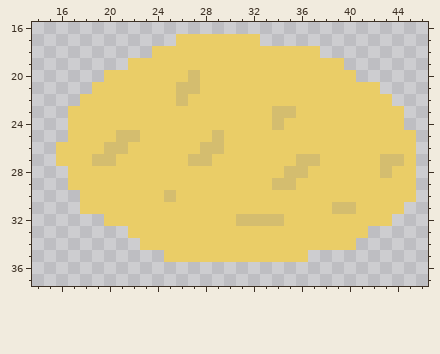
Two versions of one pixel-art sprite, projectRPG/res/drawable-hdpi/steinhartehaferkekse.png. The first picture shows the starting point.
The file is 60x60 pixels. Shown: x 14..46, y 16..37.
After the commit:
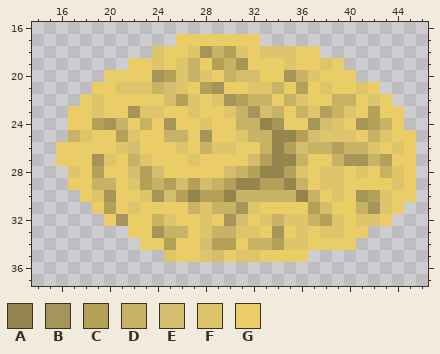
Palette (. is transparent): A #94844d  B #a6955a  C #b5a058  D #c8b266  E #d4bd6f  F #dec46a  G #eacd67
Changes in this commit:
y 18: x 24 G -> F; x 27..31 GGGGG -> FBDCF; x 33..35 GGG -> FFF
y 19: x 24 G -> F; x 26..27 GG -> FD; x 29..31 GGG -> CDB; x 35 G -> F; x 38 G -> F
y 20: x 24..28 GGGEG -> BCFDF; x 30..32 GGG -> DEE; x 35..37 GGG -> BDF
y 21: x 21..29 GGGGGEEGG -> FFFDEFGCB; x 32..34 GGG -> FFD; x 36 G -> C; x 38 G -> F; x 41 G -> F
y 22: x 19 G -> F; x 25..27 GEG -> ECF; x 29..33 GGGGG -> FBCDD; x 35..36 GG -> DF; x 39..40 GG -> DD; x 42 G -> F
y 23: x 19 G -> F; x 22..24 GGG -> BFF; x 27 G -> F; x 30..40 GGGGEEGGGGG -> FDBEDGDFCDF; x 42 G -> C
y 24: x 19..21 GGG -> CBD; x 23 G -> D; x 25 G -> B; x 28 G -> F; x 31..34 GGGE -> DDAB; x 37..39 GGG -> BEF; x 41..43 GGG -> BCD
y 25: x 17..18 GG -> DF; x 21..22 EE -> CF; x 25..26 GG -> DD; x 28..29 GE -> BG; x 31..40 GGGGGGGGGG -> FDDAACEFFF; x 42..43 GG -> DF
y 26: x 20..22 EEG -> GFE; x 26 G -> F; x 28..30 EEG -> DFF; x 33..42 GGGGGGGGGG -> DACEDDCDDF; x 44 G -> F
y 27: x 19..20 EE -> BF; x 22..23 GG -> DF; x 27..28 EE -> FG; x 32..37 GGGGEE -> ECAADG; x 39..44 GGGGEE -> DBBDCG
y 28: x 17 G -> F; x 19 G -> C; x 22..24 GGG -> ECE; x 30..36 GGGGGEE -> EDCAACF; x 38..39 GG -> FF; x 41 G -> F; x 43..44 EG -> DF
y 29: x 19..20 GG -> DD; x 22..36 GGGGGGGGGGGGEEG -> FCDCECEDCAACCAD; x 38..39 GG -> FF; x 44 G -> F
y 30: x 19..20 GG -> FB; x 23..24 GG -> FB; x 26..37 GGGGGGGGGGGG -> CACCADDDDDAD; x 39 G -> F; x 41..43 GGG -> BCF
y 31: x 18 G -> .; x 20 G -> C; x 22 G -> F; x 27..32 GGGGGG -> DFDDBF; x 37..43 GGEEGGG -> CEGGDBF
y 32: x 21 G -> B; x 24..25 GG -> DF; x 28 G -> F; x 30 G -> B; x 32..39 EEEGGGGG -> GFDFFDCF; x 41..42 GG -> FF
y 33: x 24..26 GGG -> BDD; x 28..32 GGGGG -> FDDFF; x 34 G -> B; x 36 G -> F; x 38..39 GG -> FF
y 34: x 25 G -> C; x 28..30 GGG -> ECC; x 32..36 GGGGG -> DDCFF
y 35: x 25 G -> F; x 28..29 GG -> FE; x 31..32 GG -> FF
Pixel boxes of the changes (left, top, right, bottom) in both pictures:
changed: (68, 46, 404, 262)
